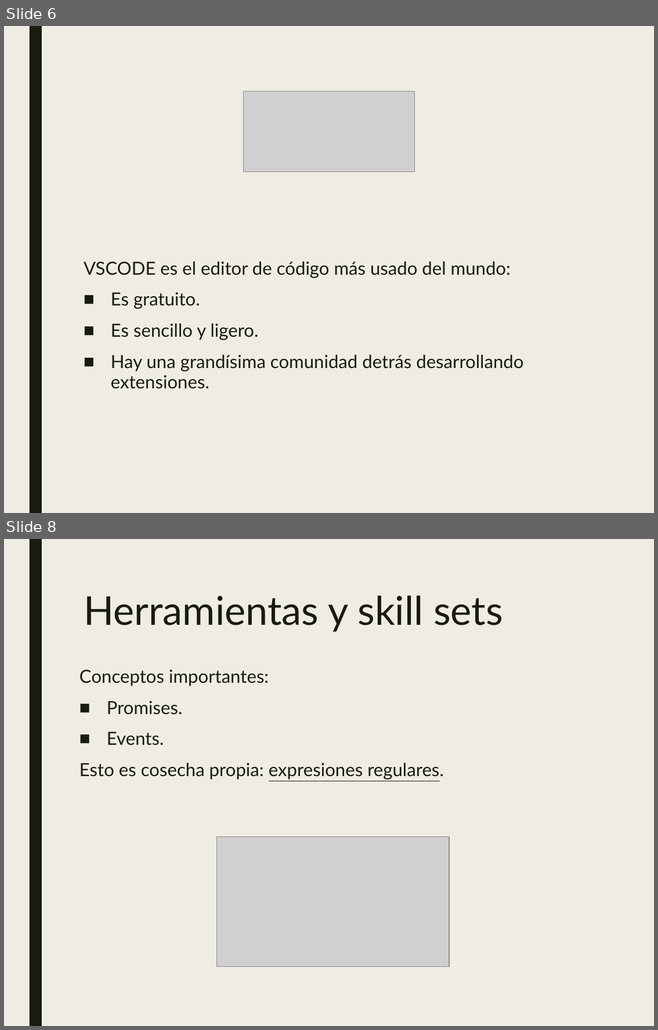
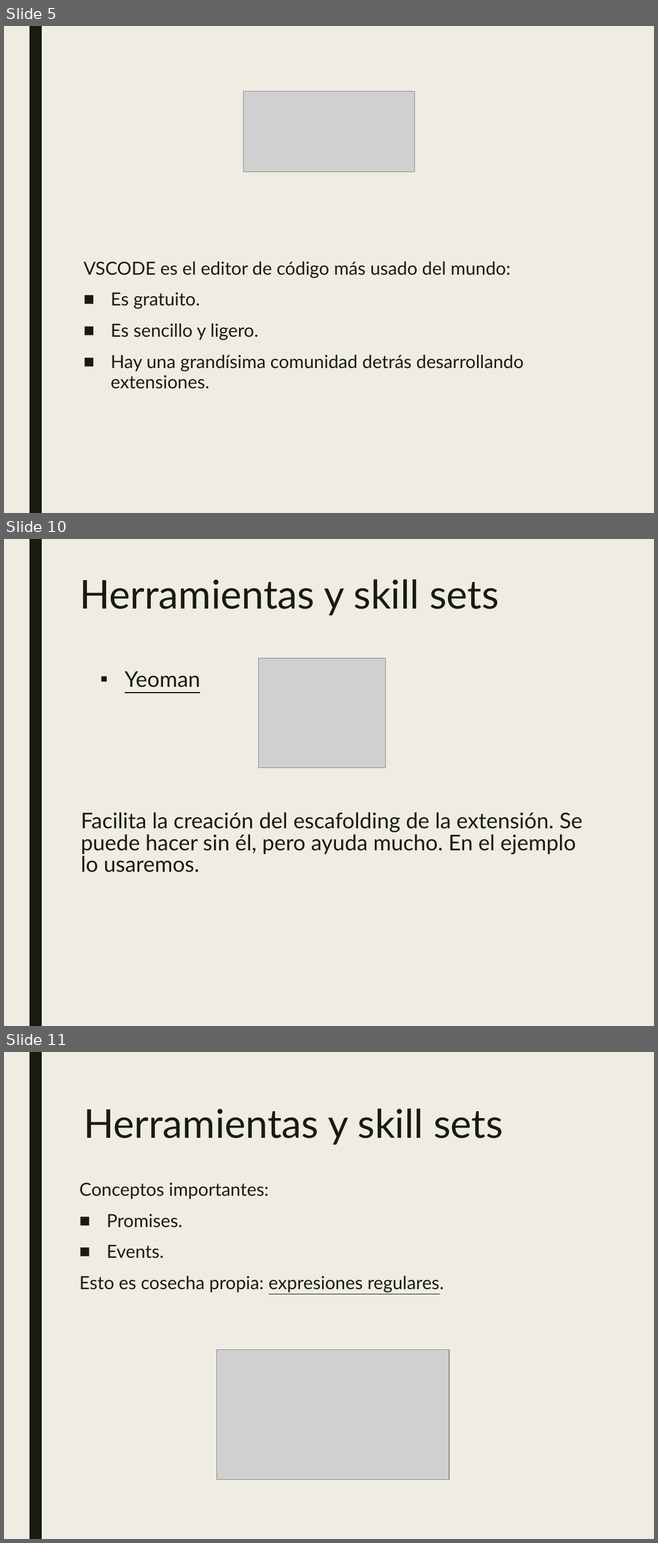
Before and after one commit to JalmarazMartn/dotnetrioja1, a slide deck: VSCODE Extensiones.ppt. Shown one above the other, each under a label of ours: slides 6 and 8 before the commit, slides 5, 10 and 11 after it; the slides between them are not shown. The pictures are 658x1030 and 658x1543 pixels, drawn with LibreOffice and Linux fonts; fonts in the diff are those of the drawing; grey boxes stand for pictures. Boxes give left, top, right and bottom in pixels: in the first picture for what was removed or moved away, otherwise in the second. Text is boxed around its words. In the diff, an @@ line names an element or a change of style, - is before the commit and + after.

```diff
--- a/VSCODE Extensiones.ppt
+++ b/VSCODE Extensiones.ppt
@@ slide 10 added at [4,539,654,1026], background #EFEDE3; not listed: 1 template element that a slide beside it also shows @@
@@ title added at [79,579,499,616], 44 pt, text #191B0E @@
+Herramientas y skill sets
@@ picture added at [259,658,385,768] @@
@@ text added at [125,671,200,687], 24 pt, text #191B0E, underline @@
+▪ Yeoman
@@ text added at [81,812,582,873], 24 pt, text #191B0E @@
+Facilita la creación del escafolding de la extensión. Se puede hacer sin él, pero ayuda mucho. En el ejemplo lo usaremos.
@@ what was slide 6 is now slide 5 @@
@@ what was slide 8 is now slide 11 @@
```
Also in this commit, not shown: 5 slides changed, 3 other slides added, 1 slide removed.
